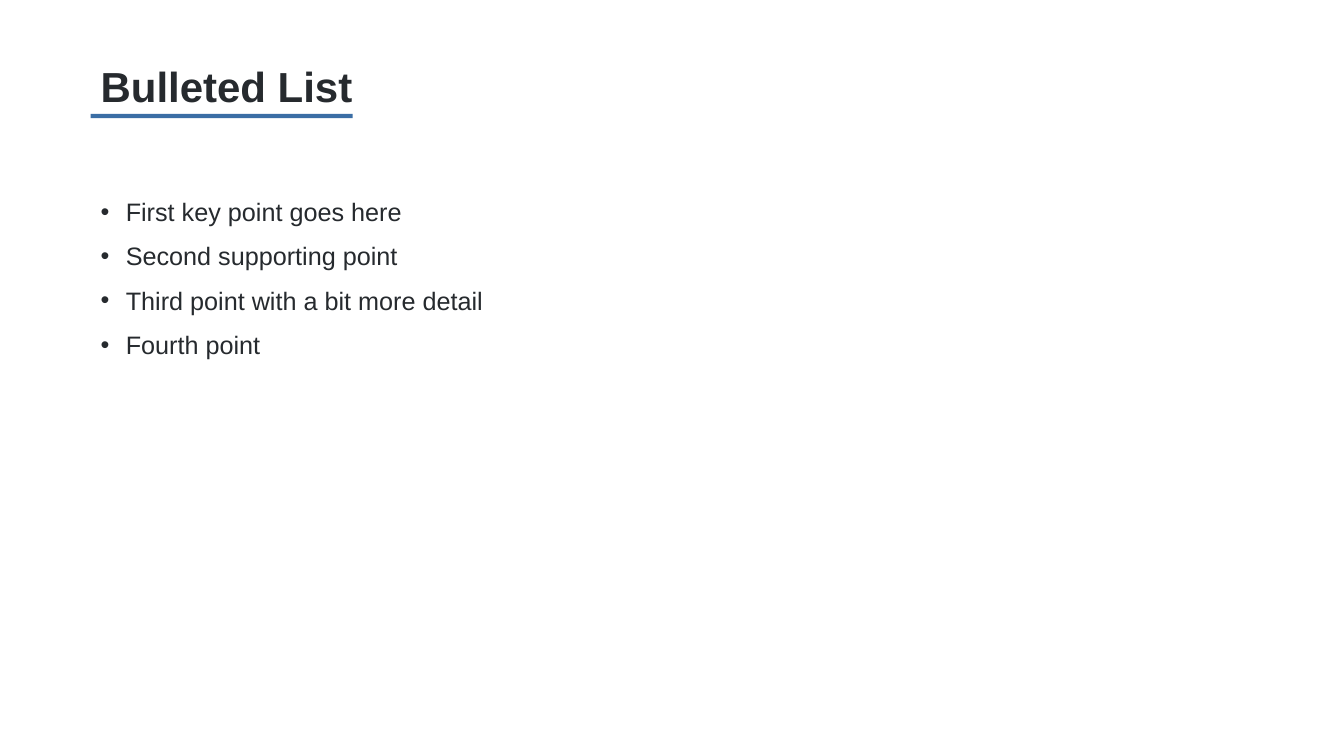
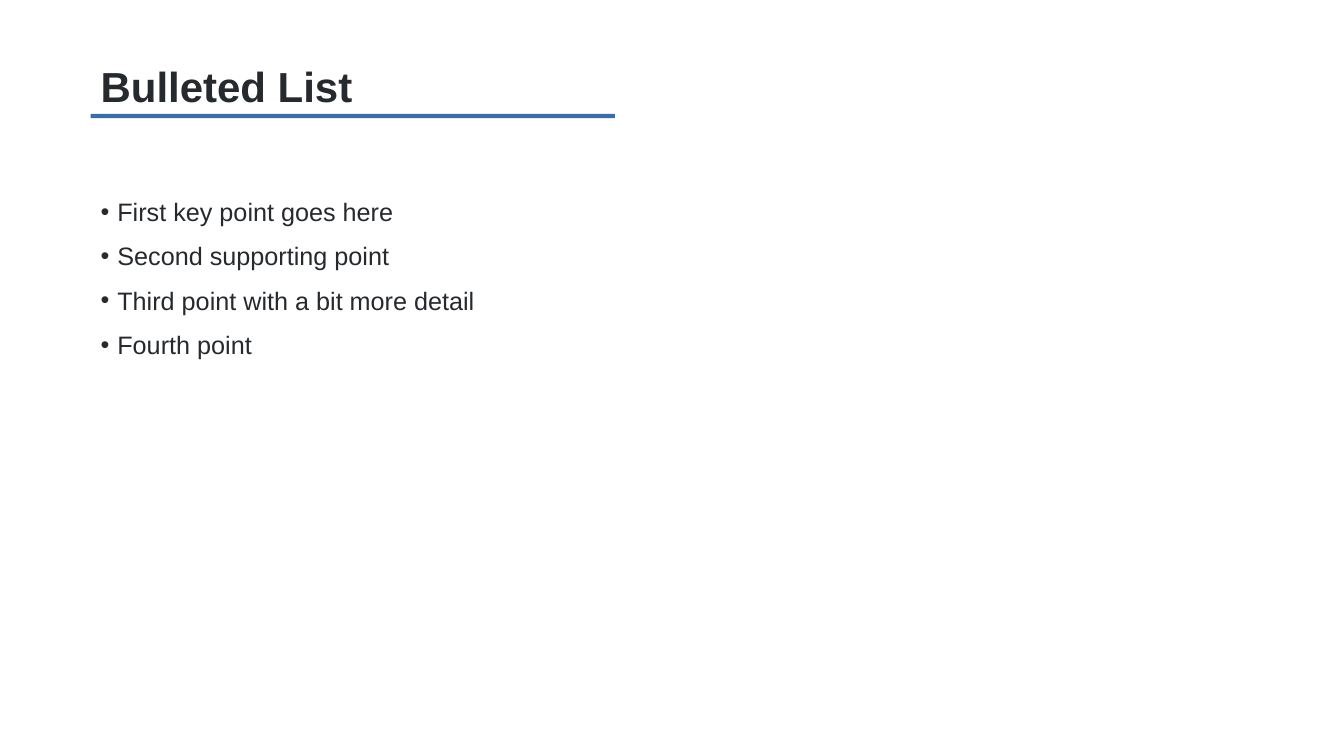
Before and after one commit to TakebumiSuzuki/CC-Dev-Container, a slide deck: slide 3 of template-source/basic_template.pptx. Drawn at 1344x756 pixels with LibreOffice and Linux fonts; fonts in the diff are those of the drawing. Boxes give left, top, right and bottom in pixels: in the first picture for what was removed or moved away, otherwise in the second. Text is boxed around its words. In the diff, an @@ line names an element or a change of style, - is before the commit and + after.

```diff
--- a/template-source/basic_template.pptx
+++ b/template-source/basic_template.pptx
@@ rectangle: place and size @@
-rectangle at [91, 114, 353, 118]
+rectangle at [91, 114, 615, 118]
@@ text "First key point goes here" at [117, 202, 474, 360]: indent changed @@
```
Also in this commit, not shown: 15 other slides changed, 1 slide added, 1 other file.
